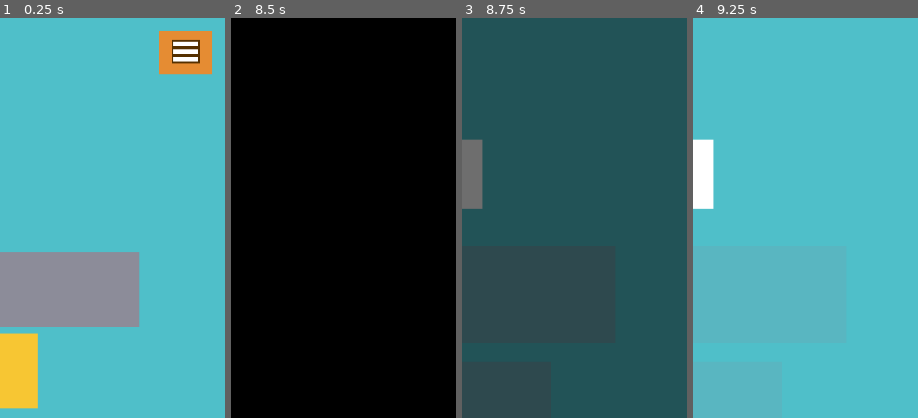
Above: before the commit, frames 1-4 (left to right).
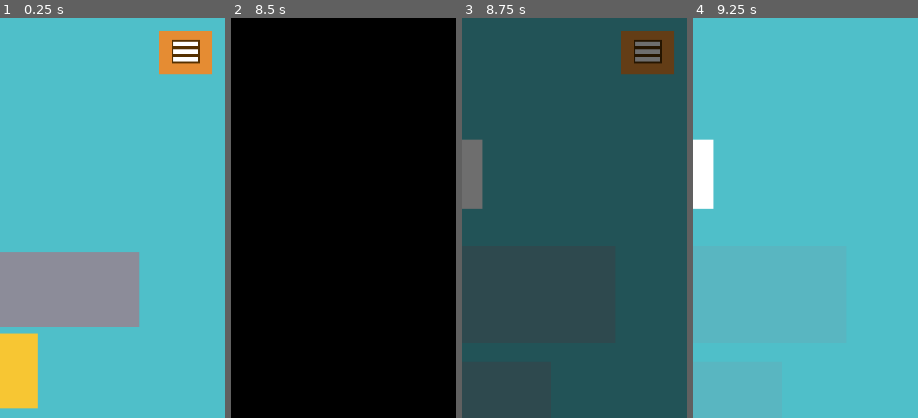
Above: after the commit, the same moments.

Repository: TH-MS/flappy-bird-arm64
Game: Godot game, scene res://Main.tscn
Same seed, same stepped clock (60 frames per second), same inputs: the game is played once before the commit and once after it.
Inputs (mouse positions are % of the whole screen's width and height, from its top left):
- Up to frame 1 (0.25 s): no input
- Up to frame 2 (8.5 s): tap Enter at 0.5, 0.6, 2.1, 3.6, 5.1, 6.6, 7.25, 8.1 s; move the mouse to (72, 45) at 0.52 s; hold Up 0.53-1.25 s; click (72, 45) at 0.67 s; tap Space at 0.77, 1.07, 3.77, 4.07, 6.5, 6.77, 7.07, 8 s; drag from (30, 55) to (45, 70) at 1.27 s; move the mouse to (60, 28) at 2.02 s; hold Up 2.03-2.75 s; drag from (45, 70) to (20, 35) at 2.77 s; move the mouse to (80, 65) at 3.52 s; drag from (20, 35) to (35, 25) at 4.27 s; move the mouse to (55, 50) at 5.02 s; click (55, 50) at 5.17 s; drag from (35, 25) to (30, 55) at 5.77 s; move the mouse to (72, 45) at 6.52 s; hold Up 6.53-7.25 s; drag from (30, 55) to (45, 70) at 7.27 s; move the mouse to (60, 28) at 8.02 s
- Up to frame 3 (8.75 s): no input
- Up to frame 4 (9.25 s): drag from (45, 70) to (20, 35) at 8.77 s
The pictures show only the part of the screen within x 50-100%, y 0-50%; the shares and areas given below are measured in that part.

Frames 1-2 are identical in both runs. In frame 3, 2.5% of the frame differs, in the area x 70-95%, y 3-14%; in frame 4, nothing differs.

Commit message:
Options button also on the Get Ready screen
Co-Authored-By: Claude Sonnet 5.5 <noreply@anthropic.com>
Claude-Session: https://claude.ai/code/session_01U6vnG6g8ukcKD7D9CY3B1X

Diff:
--- a/scripts/Main.gd
+++ b/scripts/Main.gd
@@ -240,7 +240,7 @@
 ## Advance the whole game by `dt` seconds (frame-rate independent).
 func step(dt: float) -> void:
 	_step_splash(dt)
-	_opts.set_button_visible(state == State.MENU and _splash_left <= 0.0 and _splash_layer == null and not _fading_out)
+	_opts.set_button_visible((state == State.MENU or state == State.READY) and _splash_left <= 0.0 and _splash_layer == null and not _fading_out)
 	_run_events(dt)
 	_step_tweens(dt)
 
--- a/tests/test_all.gd
+++ b/tests/test_all.gd
@@ -194,6 +194,13 @@
 		main.step(dt); guard += 1
 	check(main.state == main.State.READY, "%d Hz: Play button leads to READY after fade" % hz)
 
+	main.step(dt)
+	check(main._opts._btn.visible, "%d Hz: options button available on the Get Ready screen" % hz)
+	main._opts.open()                                  # open it: the run must not start by itself
+	for i in 30: main.step(dt)
+	check(main.state == main.State.READY and main._opts.is_open(), "%d Hz: Get Ready waits while options are open" % hz)
+	main._opts.close()
+	check(main.state == main.State.READY, "%d Hz: closing options keeps Get Ready" % hz)
 	main._on_press(Vector2.ZERO)                       # first tap
 	check(main.state == main.State.PLAYING, "%d Hz: first tap starts the run" % hz)
 
